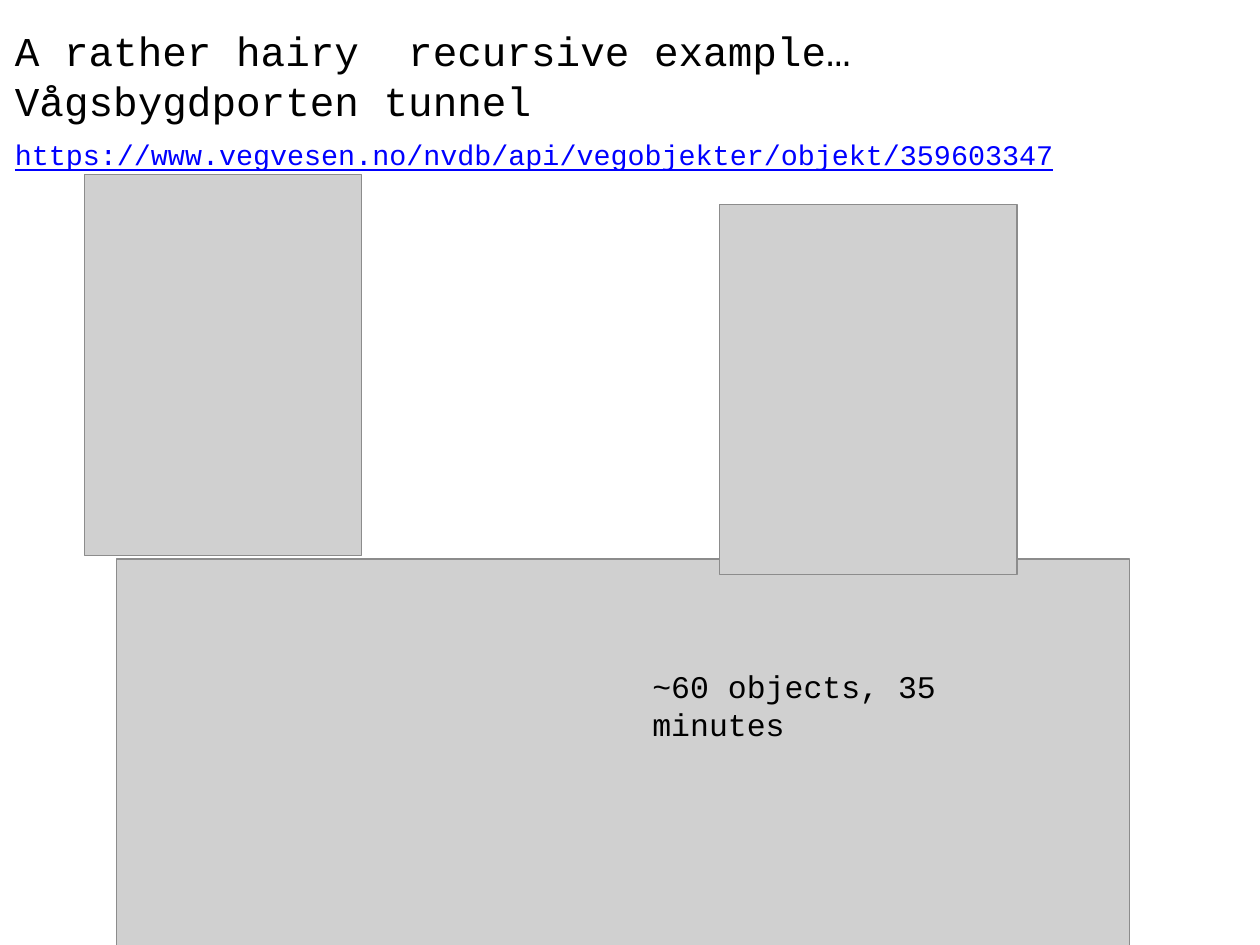
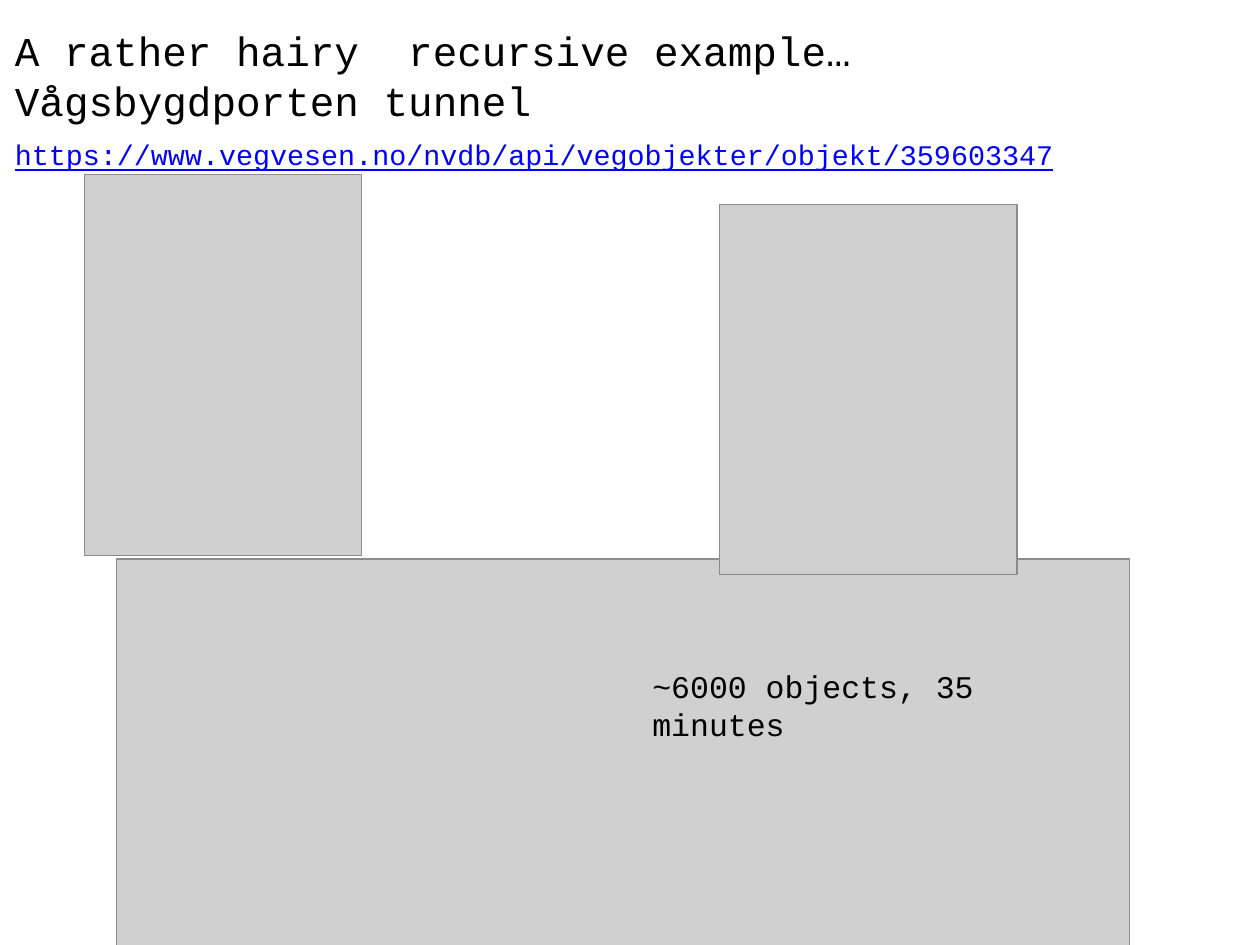
Before and after one commit to LtGlahn/vegdatalabs_fme, a slide deck: slide 31 of nvdb2FME_jajens.pptx. Drawn at 1260x945 pixels with LibreOffice and Linux fonts; fonts in the diff are those of the drawing; grey boxes stand for pictures. Boxes give left, top, right and bottom in pixels: in the first picture for what was removed or moved away, otherwise in the second. Text is boxed around its words. In the diff, an @@ line names an element or a change of style, - is before the commit and + after.

Commit message:
Fixed typo at slide 31 (Cirka 6.000 objects, not 60)

```diff
--- a/nvdb2FME_jajens.pptx
+++ b/nvdb2FME_jajens.pptx
@@ text at [652, 675, 974, 737]: text changed @@
-~60 objects, 35 minutes
+~6000 objects, 35 minutes
```
Also in this commit, not shown: 1 other file.
